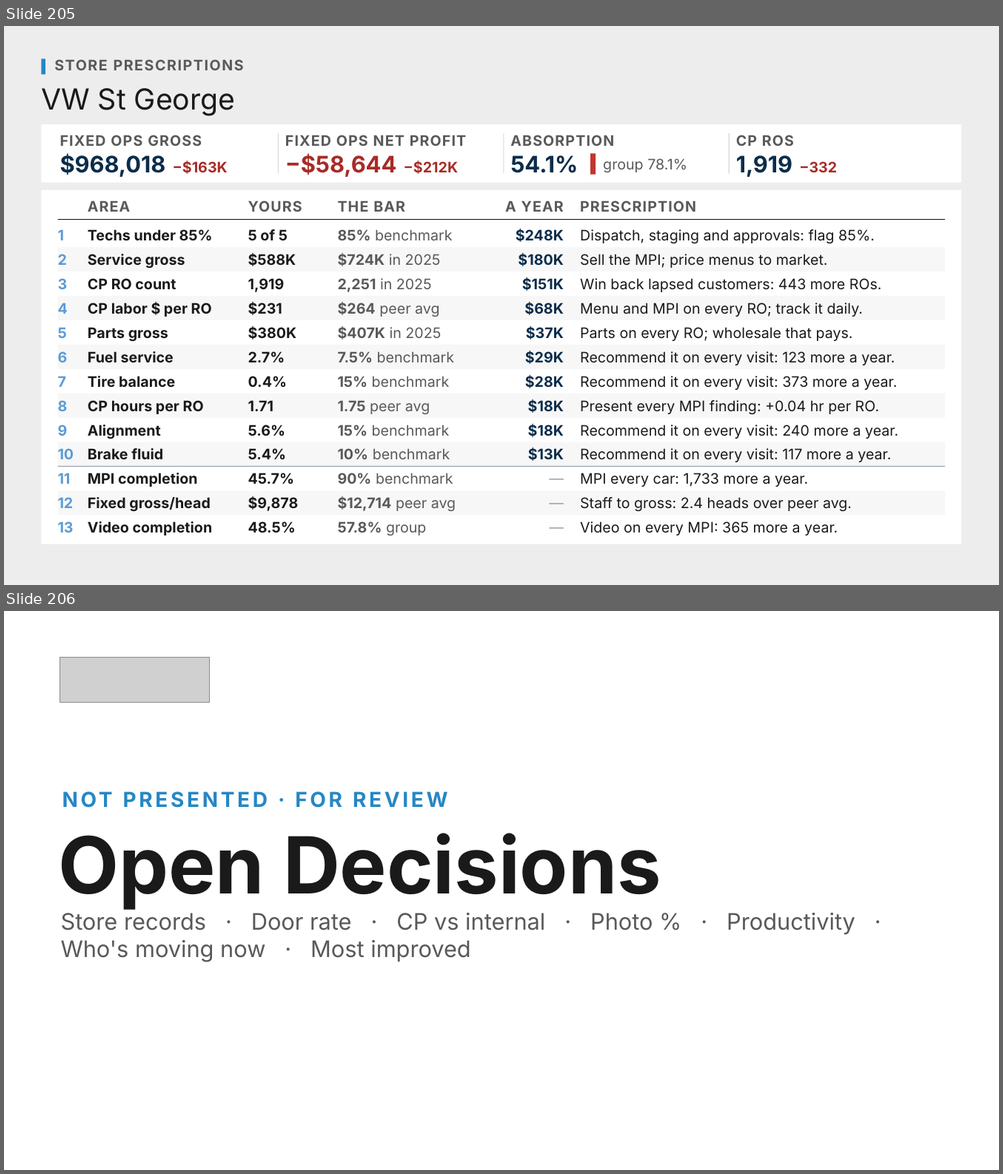
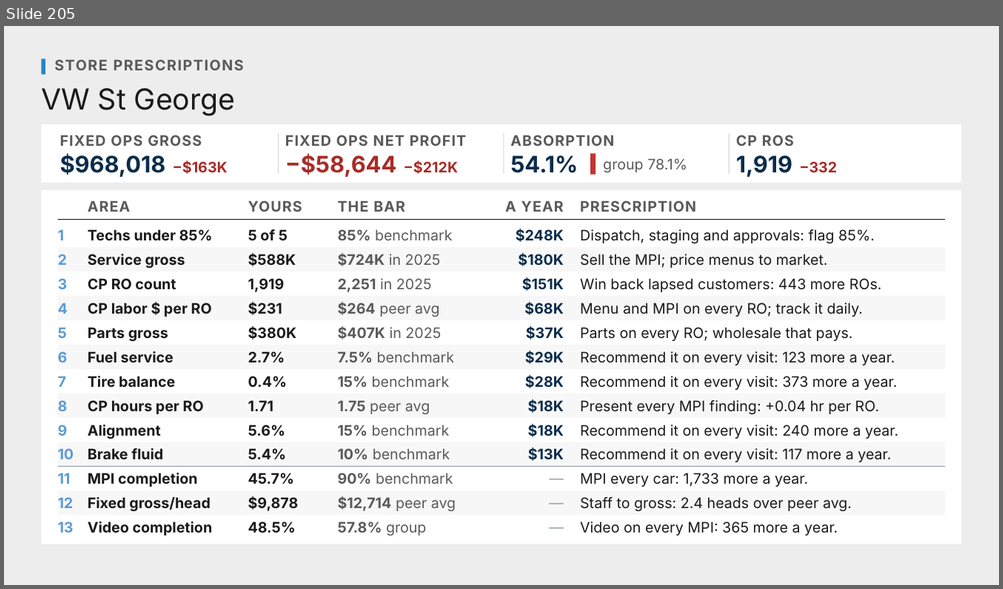
Before and after one commit to Ndresner/Noah, a slide deck: day2-deck/decks/Fixed Ops - Day 2 Example Test Deck.pptx. Shown one above the other, each under a label of ours: slides 205 and 206 before the commit, slide 205 after it. The pictures are 1003x1174 and 1003x589 pixels, drawn with LibreOffice and Linux fonts; fonts in the diff are those of the drawing; grey boxes stand for pictures. Boxes give left, top, right and bottom in pixels: in the first picture for what was removed or moved away, otherwise in the second. Text is boxed around its words. In the diff, an @@ line names an element or a change of style, - is before the commit and + after.

```diff
--- a/day2-deck/decks/Fixed Ops - Day 2 Example Test Deck.pptx
+++ b/day2-deck/decks/Fixed Ops - Day 2 Example Test Deck.pptx
@@ slide 206 removed at (x1=4, y1=611, x2=999, y2=1170), background #FFFFFF @@
@@ picture removed at (x1=60, y1=658, x2=209, y2=703) @@
@@ text removed at (x1=62, y1=792, x2=113, y2=808) @@
-NOT PRESENTED · FOR REVIEW
@@ text removed at (x1=59, y1=833, x2=661, y2=910) @@
-Open Decisions
@@ text removed at (x1=61, y1=913, x2=855, y2=963) @@
-Store records · Door rate · CP vs internal · Photo % · Productivity · Who's moving now · Most improved
```
Also in this commit, not shown: 2 slides changed, 42 other slides removed, 42 other files.
